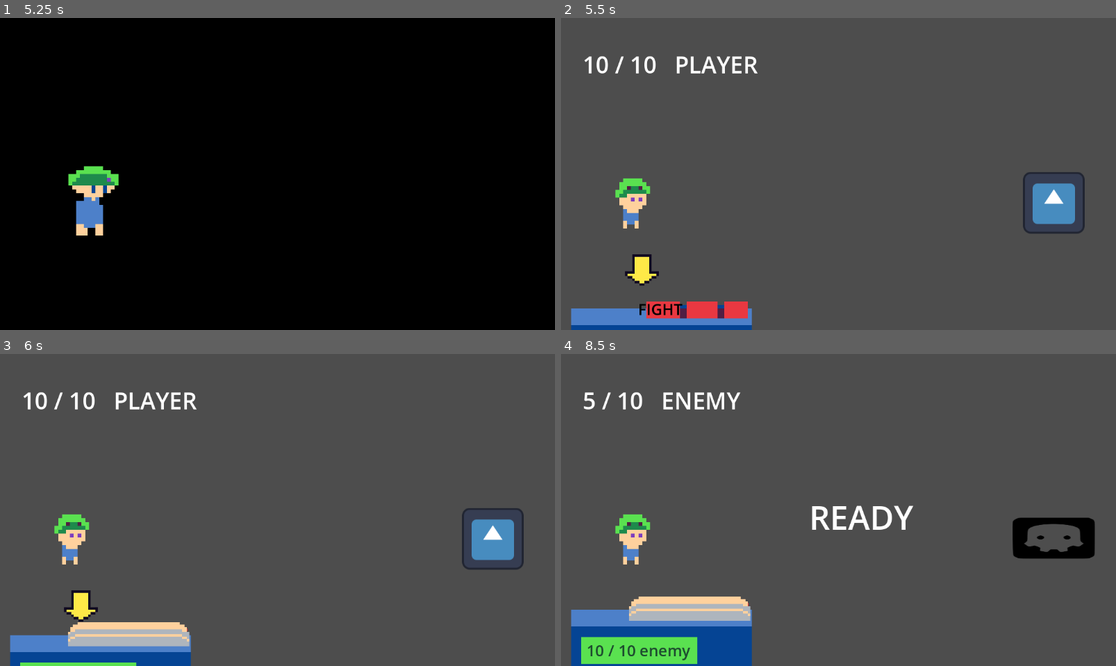
Above: before the commit, frames 1-4 (two rows, left to right).
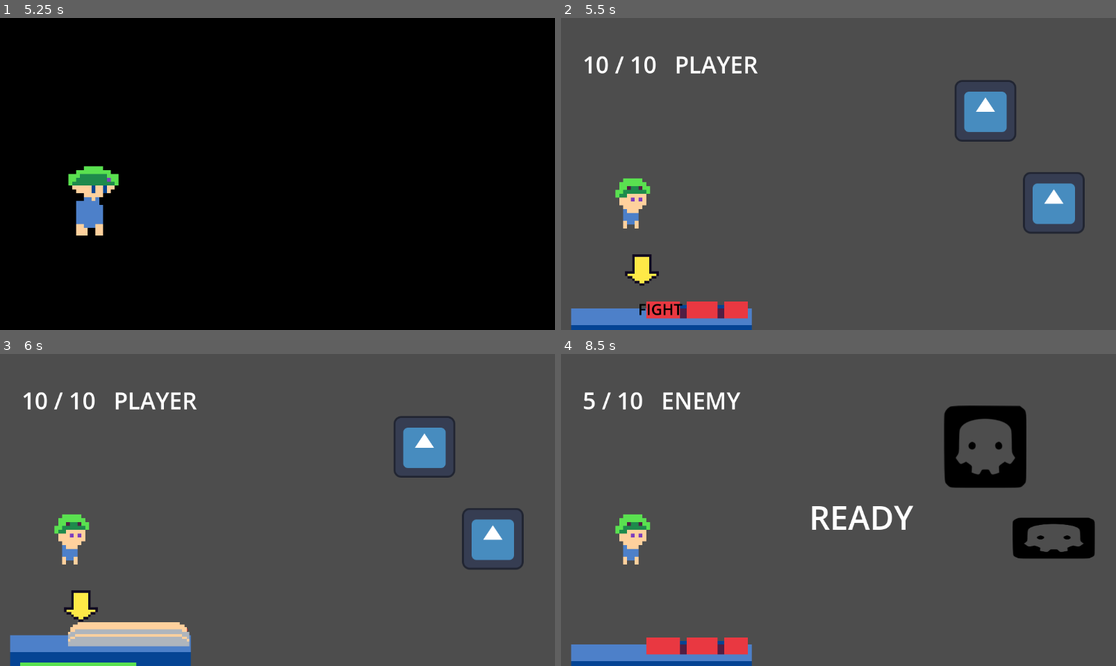
Above: after the commit, the same moments.

Repository: etherware-novice/timejam
Game: Godot game, scene res://scenes/overworld_1.tscn
Two runs of this game, one before a commit and one after it. Both use one fixed random seed, a clock stepped at 60 frames per second and the inputs below. The project has no main scene, so this scene is started directly.
Inputs:
- Up to frame 1 (5.25 s): tap Enter (ui_accept) at 0.5, 1.35, 1.52, 1.82, 2.85, 3.02, 3.32, 4.35, 4.52, 4.82 s; hold Right (ui_right) 0.53-1.28 s; hold Enter (ui_accept) 0.53-1.28 s; hold Down (ui_down) 1.28-2.03 s; hold Right (ui_right) 2.03-2.78 s; hold Enter (ui_accept) 2.03-2.78 s; hold Up (ui_up) 2.78-3.53 s; hold Enter (ui_accept) 3.53-4.28 s; hold Left (ui_left) 3.53-5.03 s; hold Down (ui_down) from 5.03 s (still down); hold Enter (ui_accept) from 5.03 s (still down)
- Up to frame 2 (5.5 s): keep holding Down (ui_down); keep holding Enter (ui_accept)
- Up to frame 3 (6 s): release Down (ui_down) at 5.78 s; release Enter (ui_accept) at 5.78 s; hold Right (ui_right) from 5.78 s (still down); tap Enter (ui_accept) at 5.85 s
- Up to frame 4 (8.5 s): tap Enter (ui_accept) at 6.02, 6.32, 7.35, 7.52, 7.82 s; release Right (ui_right) at 6.53 s; hold Up (ui_up) 6.53-7.28 s; hold Enter (ui_accept) 6.53-7.28 s; hold Right (ui_right) 7.28-8.03 s; hold Down (ui_down) from 8.03 s (still down); hold Enter (ui_accept) from 8.03 s (still down)

Frame 1 is identical in both runs. In frame 2, 1.3% of the frame differs, in the area x 70-82%, y 19-40%; in frame 3, 1.3%; in frame 4, 9.0%, in the area x 1-84%, y 16-100%.

Commit message:
return to overworld

Diff:
--- a/char/player.gd
+++ b/char/player.gd
@@ -1,7 +1,9 @@
 extends enemy
 
 var overworldFacing = 0
+var overworldRespawnPos = null
 var nextEncounter = 0
+
 
 func _ready():
 	super()
--- a/scenes/battle_scene.tscn
+++ b/scenes/battle_scene.tscn
@@ -456,6 +456,8 @@
 "": SubResource("AnimationLibrary_0ws7d")
 }
 
+[node name="CanvasModulate" type="CanvasModulate" parent="."]
+
 [connection signal="finished" from="paddlectrl" to="." method="_on_paddlectrl_finished"]
 [connection signal="area_entered" from="paddlectrl/ball" to="." method="_on_ball_area_entered"]
 [connection signal="area_entered" from="paddlectrl/ball" to="paddlectrl" method="_on_ball_area_entered"]
--- a/scenes/overworld_1.tscn
+++ b/scenes/overworld_1.tscn
@@ -219,6 +219,7 @@
 position = Vector2(421, 193)
 disable_mode = 1
 script = ExtResource("3_dmc68")
+startChance = 0.2
 metadata/_edit_group_ = true
 
 [node name="ColorRect" type="ColorRect" parent="encounterChance"]
--- a/scripts/battle_scene.gd
+++ b/scripts/battle_scene.gd
@@ -41,13 +41,18 @@
 
 
 func nextTurn():
+	selectTrack = "enemy"
+	if selectMark.size() < 1:
+		fadeOut()
+		return
+
 	subTurn += 1
 	if subTurn >= turnOrder.size():
 		playerMove = true
 		selectTrack = "main"
 		subMenu = "main"
+		$VHSControl/flipper.play_backwards("flipDown")
 		subTurn = -1  # to offset the +1
-		$VHSControl/flipper.play_backwards("flipDown")
 		return
 
 	playerMove = false
@@ -77,6 +82,8 @@
 					subMenu = "attack"
 
 		elif subMenu == "attack":
+			$AnimationPlayer.play_backwards("moveUp")
+			$VHSControl/flipper.play("flipDown")
 			playerDoAttack()
 			return
 		selectIndex=0
@@ -108,9 +115,6 @@
 	selectMark = []
 	if track == "disable":
 		selectTrack = track
-		if subTurn == 0:
-			$VHSControl/flipper.play("flipDown")
-			$AnimationPlayer.play_backwards("moveUp")
 		return
 	var i = 1
 	var opt = get_node(track + str(i))
@@ -171,3 +175,10 @@
 		"enemy":
 			var target = selectMark[selectIndex]
 			$VHSControl/displayer.text = str(target.hp) + " / " + str(target.maxHp) + " " + target.displayName
+
+func fadeOut():
+	$selector.queue_free()
+	var tweener = get_tree().create_tween()
+	tweener.tween_property($CanvasModulate, "color", Color(), 2)
+	await tweener.finished
+	get_tree().change_scene_to_file("res://scenes/overworld_1.tscn")
--- a/scripts/encounterChance.gd
+++ b/scripts/encounterChance.gd
@@ -2,7 +2,12 @@
 class_name encounter
 
 @export var possibleSpawn : Dictionary = {0: 0.5, 1: 0.25}
+@export var startChance : float
+var active : bool = false
 
+func _ready():
+	active = false
+	get_tree().create_timer(2).timeout.connect(func(): active = true)
 
 # Called every frame. 'delta' is the elapsed time since the previous frame.
 func _process(delta):
@@ -10,8 +15,13 @@
 
 
 func _on_area_entered(area):
+	if not active:
+		return
 	if area.name == "player":
-		$CollisionShape2D.set_deferred("disabled", true)
+		if randf() < startChance:
+			active = false
+			get_tree().create_timer(2).timeout.connect(func(): active = true)
+			return
 		var chances = 10
 		var enemy = 0
 
@@ -21,4 +31,5 @@
 				break
 			chances += 1
 
+		player.overworldRespawnPos = area.position
 		constants.loadBattle(area.get_global_transform_with_canvas().get_origin(), enemy)
--- a/scripts/playerOverworld.gd
+++ b/scripts/playerOverworld.gd
@@ -3,7 +3,8 @@
 
 # Called when the node enters the scene tree for the first time.
 func _ready():
-	#$Camera2D.make_current()
+	if player.overworldRespawnPos:
+		position = player.overworldRespawnPos
 	randomize()
 	pass # Replace with function body.
 
